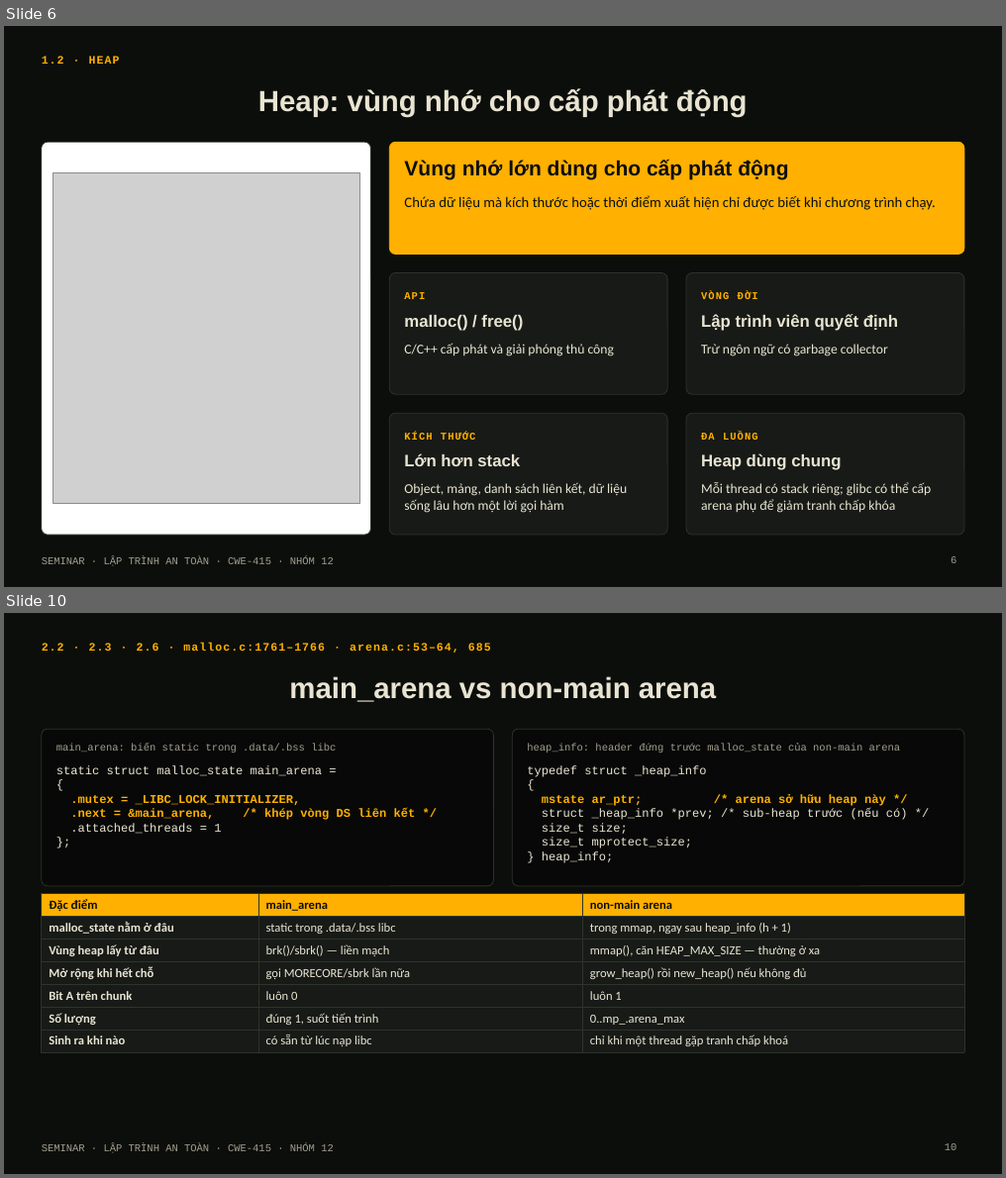
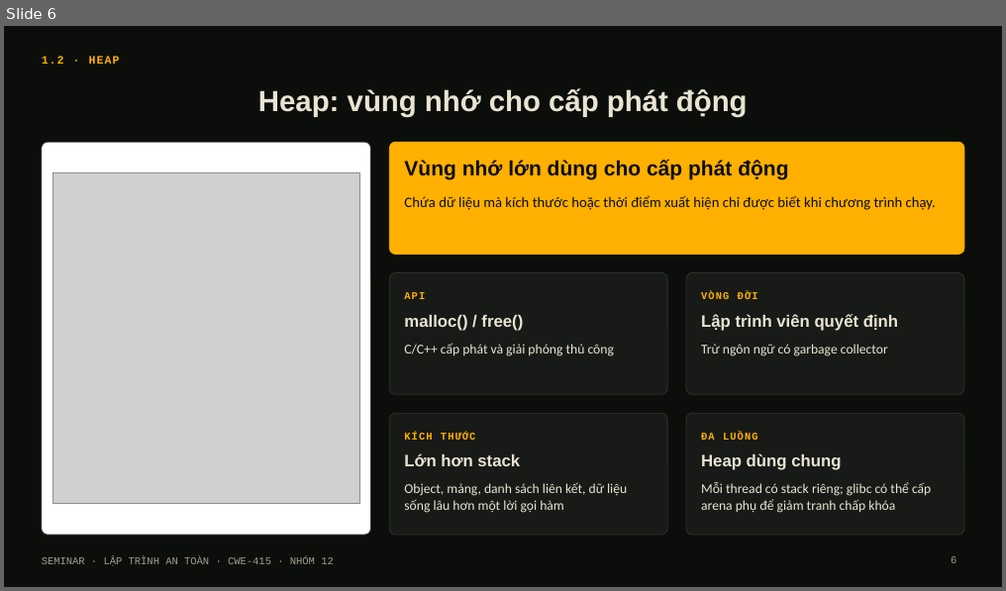
Before and after one commit to Nhan-Laptop/Heap-Double-Free-Attack, a slide deck: Heap-Double-Free-Attack.pptx. Shown one above the other, each under a label of ours: slides 6 and 10 before the commit, slide 6 after it; the slides between them are not shown. The pictures are 1006x1178 and 1006x591 pixels, drawn with LibreOffice and Linux fonts; fonts in the diff are those of the drawing; grey boxes stand for pictures. Boxes give left, top, right and bottom in pixels: in the first picture for what was removed or moved away, otherwise in the second. Text is boxed around its words. In the diff, an @@ line names an element or a change of style, - is before the commit and + after.

Commit message:
build.js: tach phan arena/chunk/tcache theo dung muc readme, gon lai arena
- Them dashed-line cho 2 diagram dung net dut trong readme (3.2, 3.3)
- Ve lai diagram tcache_perthread_struct (4-c) theo dia chi heap thuc te
  thay vi mo hinh "ngan keo" truu tuong
- Tach "02 Arenas" (truoc gom luon chunk/malloc/bins/tcache) thanh 4
  phan rieng: 02 Arenas, 03 Du lieu tren heap, 04 Tcache - dung muc so
  nhu readme
- Gon noi dung arena tu 6 slide xuong 1 slide tom tat (khong phai
  trong tam seminar)
- Danh so lai cac phan con lai (05-10) va cap nhat muc luc, dividers,
  tham chieu noi bo cho khop

```diff
--- a/Heap-Double-Free-Attack.pptx
+++ b/Heap-Double-Free-Attack.pptx
@@ slide 10 removed at <box>4,613,1002,1174</box>, background #0C0E0B; not listed: 1 template element that a slide beside it also shows @@
@@ text removed at <box>42,643,491,653</box> @@
-2.2 · 2.3 · 2.6 · malloc.c:1761–1766 · arena.c:53–64, 685
@@ title removed at <box>289,676,716,702</box> @@
-main_arena vs non-main arena
@@ rounded rectangle removed at <box>42,729,494,886</box> @@
@@ rounded rectangle removed at <box>512,729,964,886</box> @@
@@ text removed at <box>56,744,336,753</box> @@
-main_arena: biến static trong .data/.bss libc
@@ text removed at <box>527,744,900,753</box> @@
-heap_info: header đứng trước malloc_state của non-main arena
@@ text removed at <box>56,765,416,834</box> @@
-static struct malloc_state main_arena =
-{
-.mutex = _LIBC_LOCK_INITIALIZER,
-.next = &main_arena, /* khép vòng DS liên kết */
-.attached_threads = 1
-};
@@ text removed at <box>527,765,908,863</box> @@
-typedef struct _heap_info
-{
-mstate ar_ptr; /* arena sở hữu heap này */
-struct _heap_info *prev; /* sub-heap trước (nếu có) */
-size_t size;
-size_t mprotect_size;
-} heap_info;
@@ table removed at <box>42,894,964,1051</box>, 7 rows, 3 columns @@
-Đặc điểm | main_arena | non-main arena
-malloc_state nằm ở đâu | static trong .data/.bss libc | trong mmap, ngay sau heap_info (h + 1)
-Vùng heap lấy từ đâu | brk()/sbrk() — liền mạch | mmap(), căn HEAP_MAX_SIZE — thường ở xa
-Mở rộng khi hết chỗ | gọi MORECORE/sbrk lần nữa | grow_heap() rồi new_heap() nếu không đủ
-Bit A trên chunk | luôn 0 | luôn 1
-Số lượng | đúng 1, suốt tiến trình | 0..mp_.arena_max
-Sinh ra khi nào | có sẵn từ lúc nạp libc | chỉ khi một thread gặp tranh chấp khoá
@@ page number removed at <box>944,1144,957,1151</box> @@
-10
```
Also in this commit, not shown: 13 slides changed, 3 slides added, 5 other slides removed, 1 other file.
